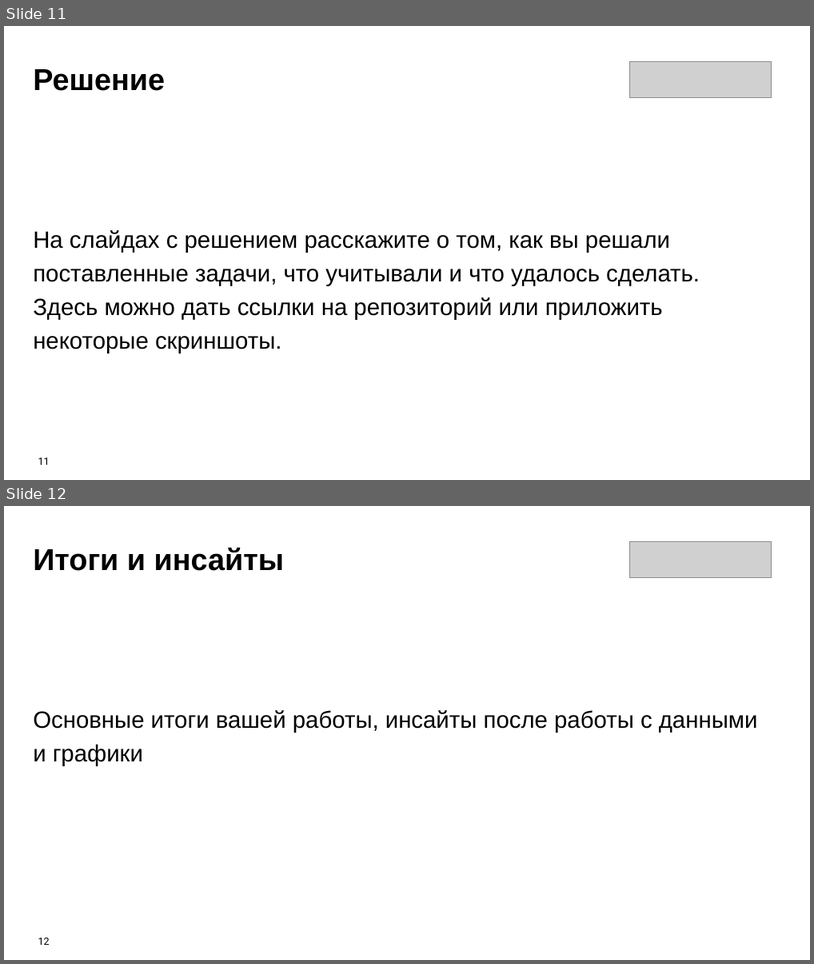
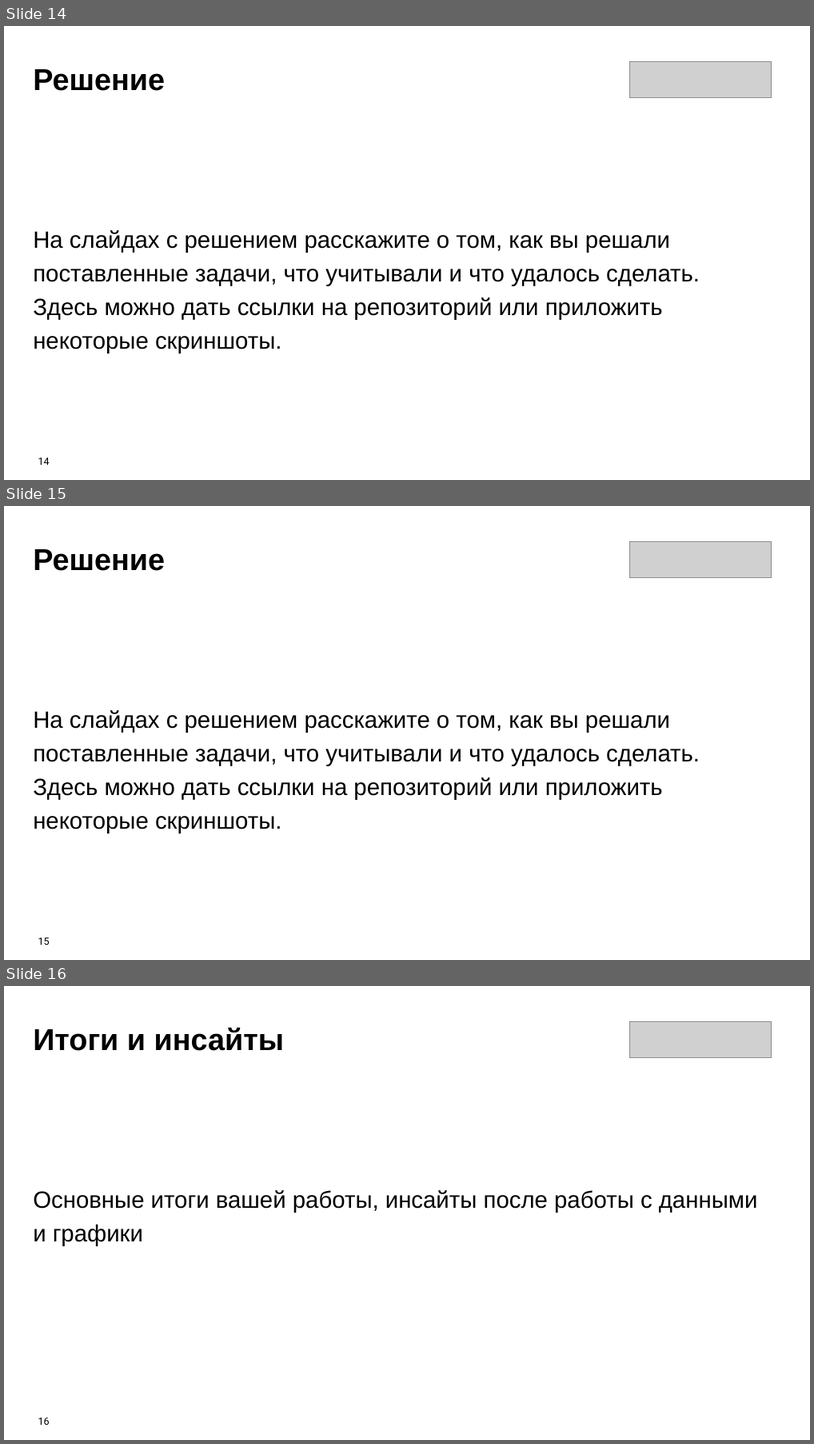
Before and after one commit to Olmeor/Data-engineer_Rostelecom_programming_school, a slide deck: Сertification/presentation.pptx. Shown one above the other, each under a label of ours: slides 11 and 12 before the commit, slides 14, 15 and 16 after it. The pictures are 814x964 and 814x1444 pixels, drawn with LibreOffice and Linux fonts; fonts in the diff are those of the drawing; grey boxes stand for pictures. Boxes give left, top, right and bottom in pixels: in the first picture for what was removed or moved away, otherwise in the second. Text is boxed around its words. In the diff, an @@ line names an element or a change of style, - is before the commit and + after.

```diff
--- a/Сertification/presentation.pptx
+++ b/Сertification/presentation.pptx
@@ slide 15 added at (x1=4, y1=506, x2=810, y2=960), background #FFFFFF @@
@@ text added at (x1=33, y1=549, x2=165, y2=571), 36 pt, text #000000, bold @@
+Решение
@@ picture added at (x1=630, y1=541, x2=771, y2=577) @@
@@ text added at (x1=33, y1=710, x2=700, y2=833), 28 pt, text #000000 @@
+На слайдах с решением расскажите о том, как вы решали поставленные задачи, что учитывали и что удалось сделать. Здесь можно дать ссылки на репозиторий или приложить некоторые скриншоты.
@@ page number added at (x1=38, y1=937, x2=50, y2=944), 12 pt, text #000000 @@
+15
@@ what was slide 11 is now slide 14 @@
@@ page number at (x1=38, y1=457, x2=50, y2=464): text changed @@
-11
+14
@@ what was slide 12 is now slide 16 @@
@@ page number at (x1=38, y1=1417, x2=50, y2=1424): text changed @@
-12
+16
```
Also in this commit, not shown: 3 other slides added.
